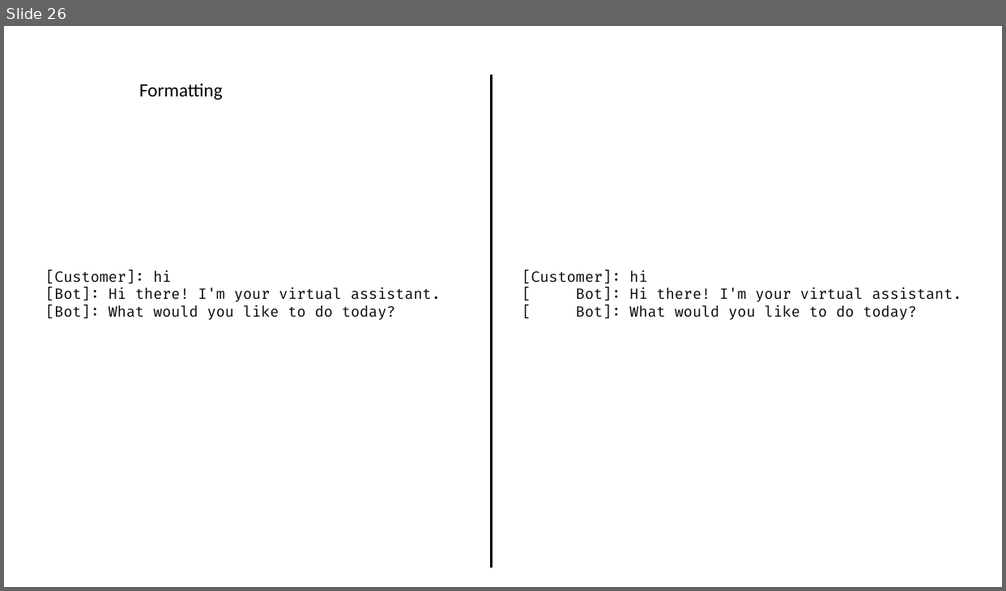
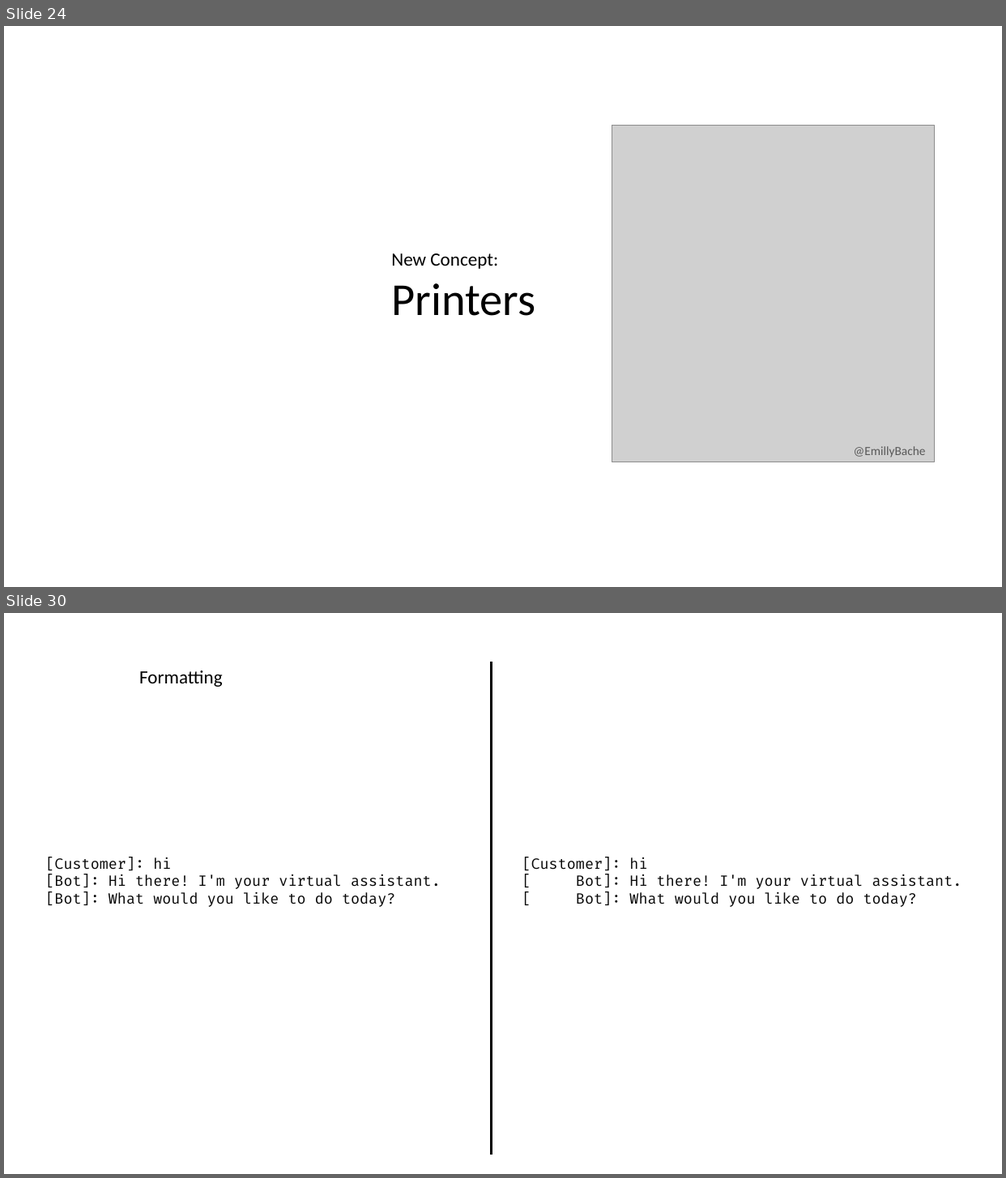
Before and after one commit to LearnWithLlew/TestingBetterWithApprovals.Slides, a slide deck: slides/Testing Better with Approvals.pptx. Shown one above the other, each under a label of ours: slide 26 before the commit, slides 24 and 30 after it; the slides between them are not shown. The pictures are 1006x591 and 1006x1178 pixels, drawn with LibreOffice and Linux fonts; fonts in the diff are those of the drawing; grey boxes stand for pictures. Boxes give left, top, right and bottom in pixels: in the first picture for what was removed or moved away, otherwise in the second. Text is boxed around its words. In the diff, an @@ line names an element or a change of style, - is before the commit and + after.

```diff
--- a/slides/Testing Better with Approvals.pptx
+++ b/slides/Testing Better with Approvals.pptx
@@ slide 24 added at [4,26,1002,587], background #FFFFFF @@
@@ picture added at [612,126,935,463] @@
@@ text added at [391,254,535,316], 18 pt, text #000000 @@
+New Concept:
+Printers
@@ text added at [854,446,926,458], 12 pt, text #595959 @@
+@EmillyBache
@@ what was slide 26 is now slide 30 @@
```
Also in this commit, not shown: 6 slides changed, 5 other slides added, 2 slides removed.
